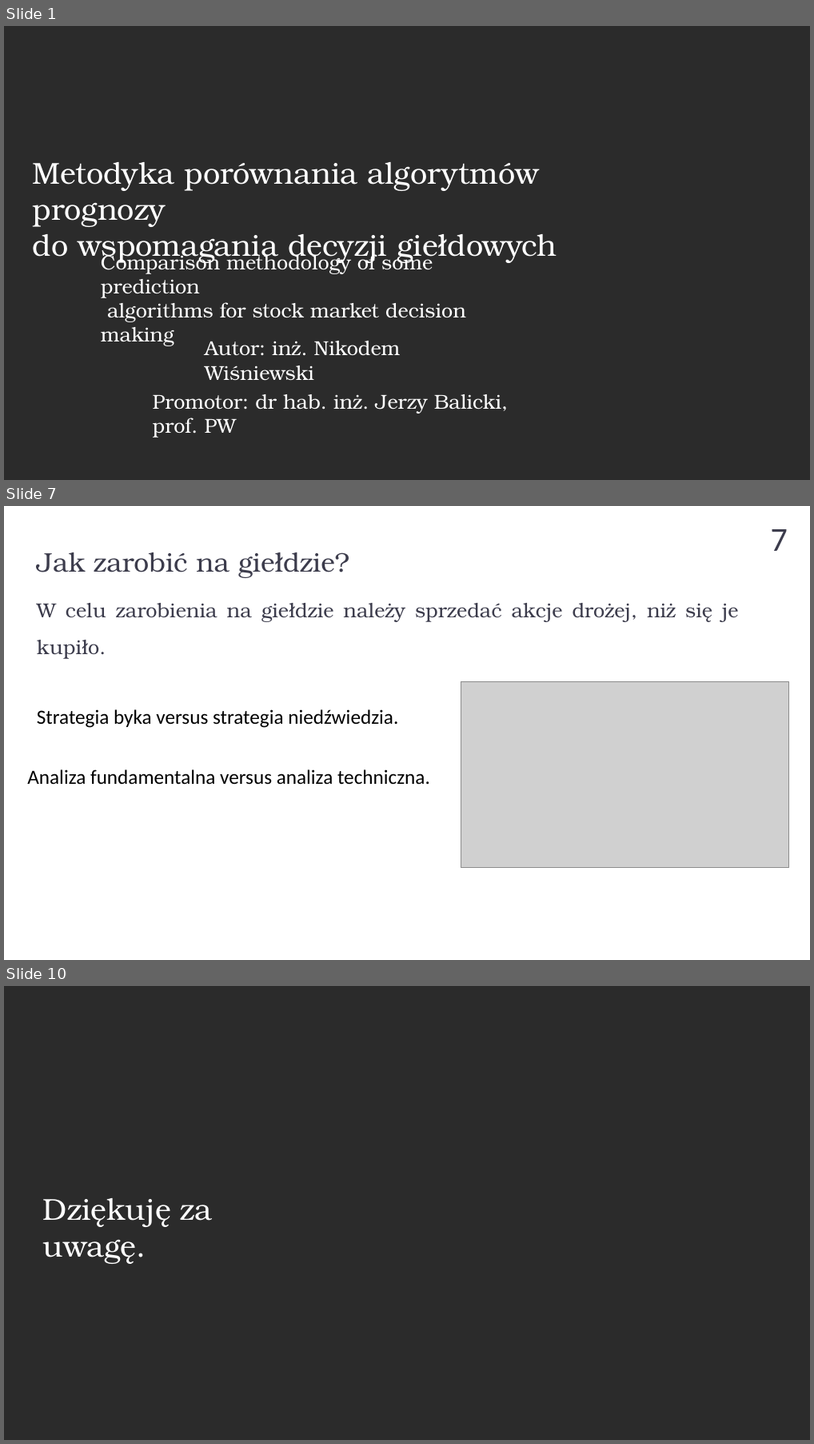
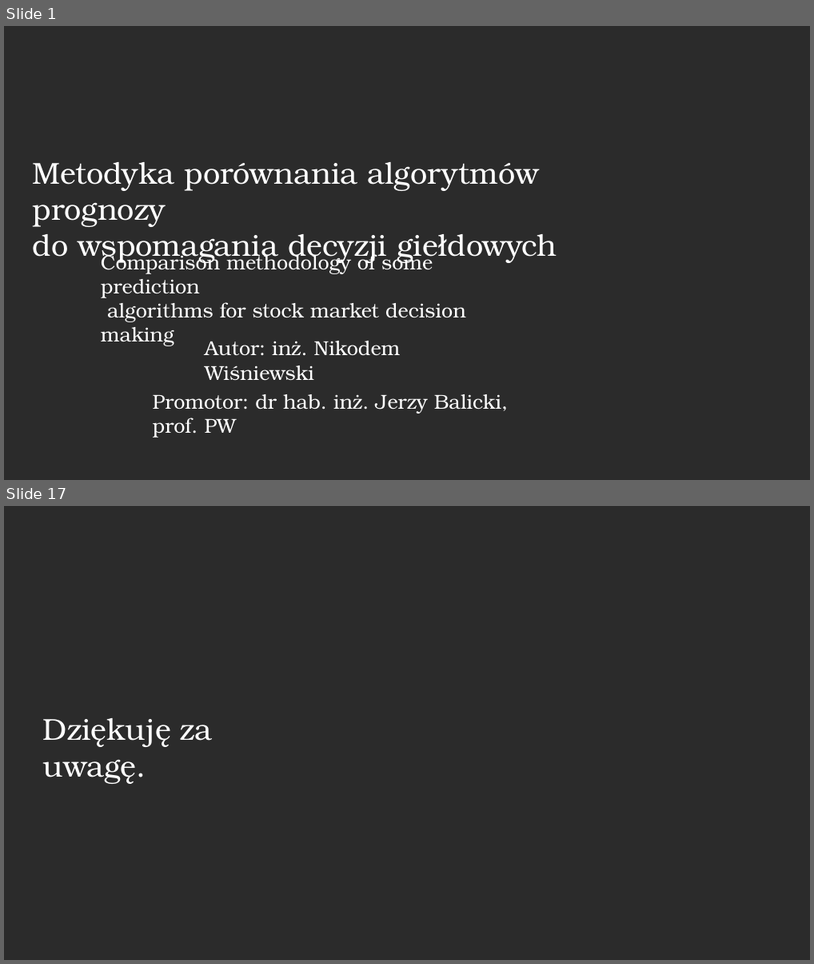
Before and after one commit to nikowis/ai-broker, a slide deck: docs/prezentacja-obrona.pptx. Shown one above the other, each under a label of ours: slides 1, 7 and 10 before the commit, slides 1 and 17 after it; the slides between them are not shown. The pictures are 814x1444 and 814x964 pixels, drawn with LibreOffice and Linux fonts; fonts in the diff are those of the drawing; grey boxes stand for pictures; background and template pictures are left out; a plain dark background stands for a picture behind light text. Boxes give left, top, right and bottom in pixels: in the first picture for what was removed or moved away, otherwise in the second. Text is boxed around its words. In the diff, an @@ line names an element or a change of style, - is before the commit and + after.

```diff
--- a/docs/prezentacja-obrona.pptx
+++ b/docs/prezentacja-obrona.pptx
@@ slide 7 removed at (4, 506, 810, 960), background #FFFFFF @@
@@ page number removed at (771, 529, 788, 551) @@
-7
@@ text removed at (37, 552, 350, 578) @@
-Jak zarobić na giełdzie?
@@ text removed at (37, 603, 739, 622) @@
-W celu zarobienia na giełdzie należy sprzedać akcje drożej, niż się je kupiło.
@@ picture removed at (462, 681, 790, 867) @@
@@ text removed at (37, 709, 398, 728) @@
-Strategia byka versus strategia niedźwiedzia.
@@ text removed at (27, 769, 430, 784) @@
-Analiza fundamentalna versus analiza techniczna.
@@ what was slide 10 is now slide 17 @@
```
Also in this commit, not shown: 2 slides changed, 13 slides added, 5 other slides removed.
